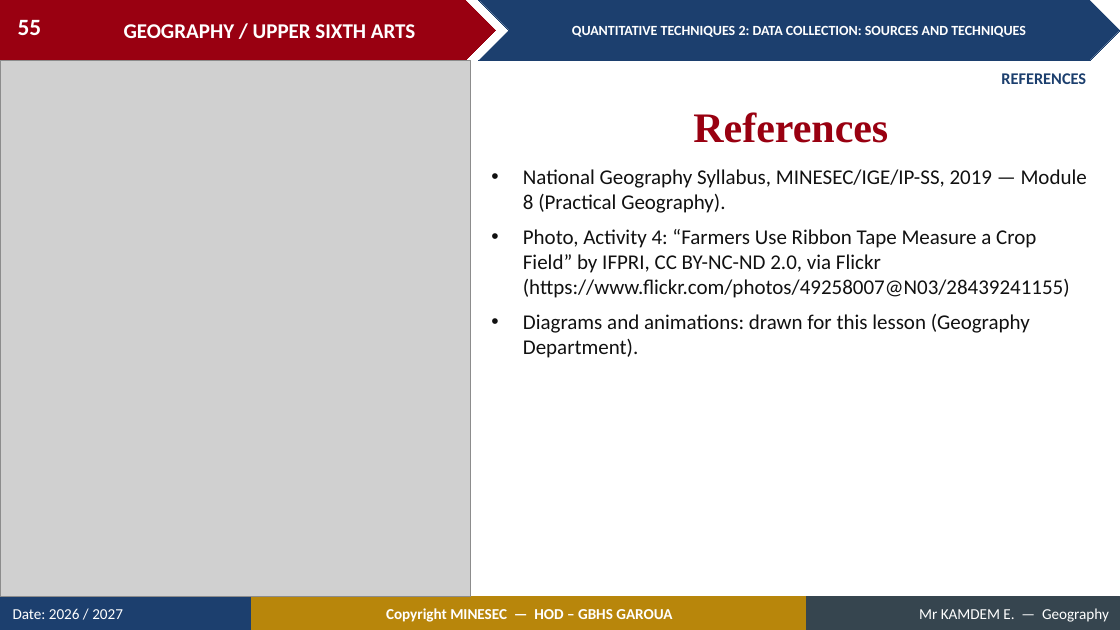
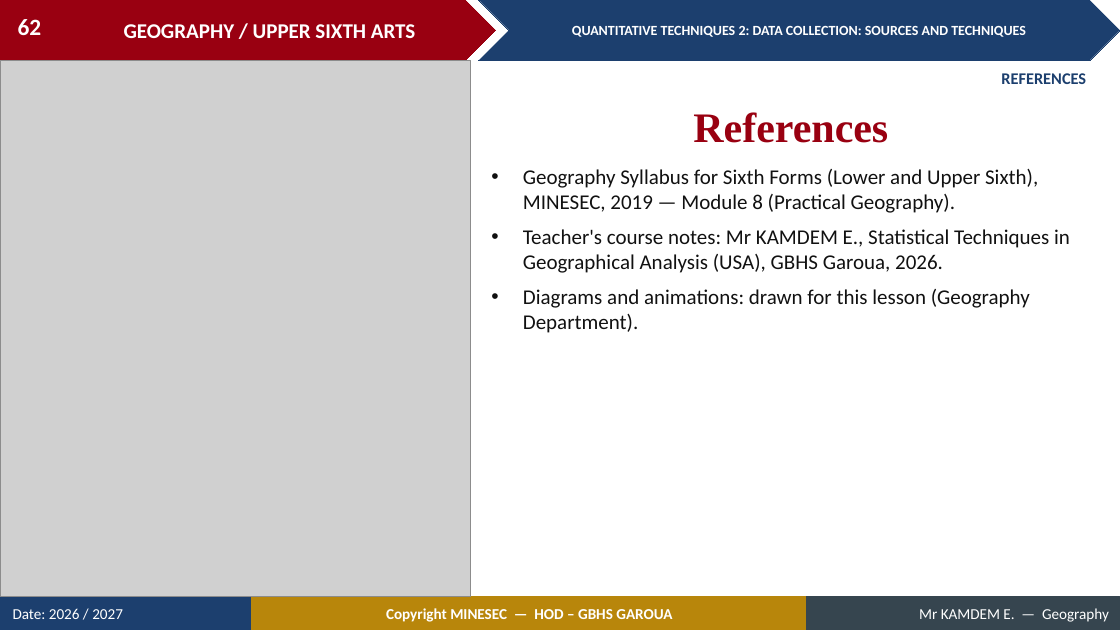
Before and after one commit to Berthautk/linea-github, a slide deck: slide 62 of lecons/USA/Practical Geography/11_USA_PRA_QT02_Data_Collection_Sources_and_Techniques.pptx (slide 55 before the commit). Drawn at 1120x630 pixels with LibreOffice and Linux fonts; fonts in the diff are those of the drawing; grey boxes stand for pictures. Boxes give left, top, right and bottom in pixels: in the first picture for what was removed or moved away, otherwise in the second. Text is boxed around its words. In the diff, an @@ line names an element or a change of style, - is before the commit and + after.

```diff
--- a/lecons/USA/Practical Geography/11_USA_PRA_QT02_Data_Collection_Sources_and_Techniques.pptx
+++ b/lecons/USA/Practical Geography/11_USA_PRA_QT02_Data_Collection_Sources_and_Techniques.pptx
@@ page number at (18,19,42,35): text changed @@
-55
+62
@@ text at (523,169,1070,273): text changed @@
-• National Geography Syllabus, MINESEC/IGE/IP-SS, 2019 — Module 8 (Practical Geography).
-• Photo, Activity 4: “Farmers Use Ribbon Tape Measure a Crop Field” by IFPRI, CC BY-NC-ND 2.0, via Flickr (https://www.flickr.com/photos/49258007@N03/28439241155)
+• Geography Syllabus for Sixth Forms (Lower and Upper Sixth), MINESEC, 2019 — Module 8 (Practical Geography).
+• Teacher's course notes: Mr KAMDEM E., Statistical Techniques in Geographical Analysis (USA), GBHS Garoua, 2026.
```
Also in this commit, not shown: 43 other slides changed, 14 slides added, 7 slides removed, 55 other files.
